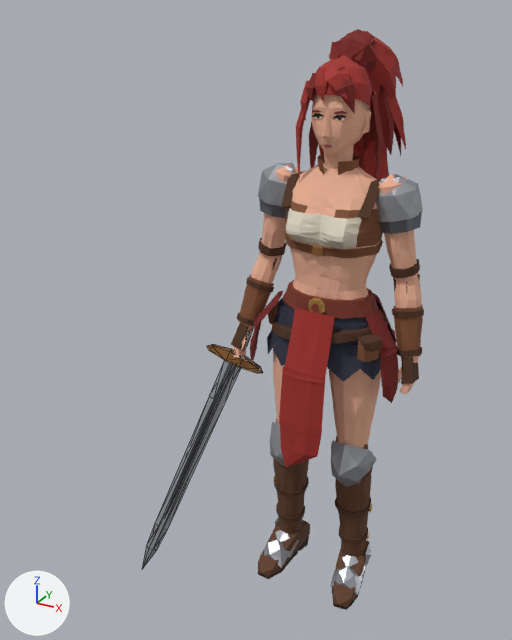
The glTF model art/heroine/heroine.glb as it was, and as the next commit left it.
Both versions are drawn from a camera (50 mm lens) standing at (0.782, -1.898, 1.889) and looking at (-0.113, -0.271, 1.075). Lighting does not change. The marker at lower left points along +X, +Y and +Z. The picture after the commit comes second. Mesh edges are drawn as thin lines on the coarser meshes. Vertices at exactly the same position are counted once.

Names of what the first picture shows: 'Heroine', 'HeroineSword'.
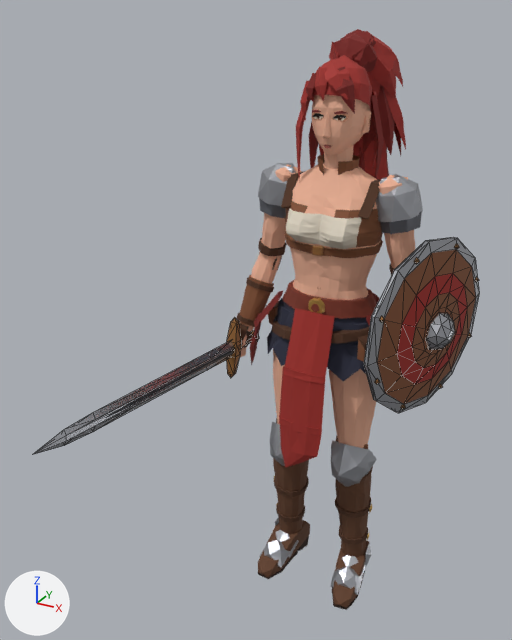
Location of each change, [x1, y1, x2, y2] in pixels of the pictures (512 x 640 px; the box of a moved part takes in the faces that stretch with it):
'HeroineShield', added
    after: [364, 237, 479, 413]
    faces in mat_leather (brown #7d4c2e): [377, 249, 476, 404]
    faces in mat_metal (grey #a6a8ae): [364, 237, 479, 413]
    faces in mat_cloth (red #9c2b25): [397, 273, 467, 384]
    faces in mat_bronze (brown #9a6a3a): [375, 244, 479, 409]
'HeroineSword', reshaped (87% wider, 42% shorter)
    before: [142, 332, 263, 569]
    after: [32, 318, 259, 455]
part 1 of me_heroine_001, moved or reshaped
    before: [142, 360, 241, 569]
    after: [32, 340, 234, 455]
part 2 of me_heroine_001, moved or reshaped (not visible afterwards)
    before: [165, 364, 234, 516]
part 3 of me_heroine_001, moved or reshaped (not visible before)
    after: [109, 348, 234, 416]
part 4 of me_heroine_001, added (brown)
    after: [226, 318, 241, 377]
part 5 of me_heroine_001, deleted (brown)
    before: [207, 344, 263, 373]

The change, as a list of edits to the scene's bpy script:
```text
Change me_heroine_001:
    used by ob_heroinesword; location = (0.0, 0.0, 0.0)
    remove me_heroine_001.from_pydata(...)  # 81 vertices, 138 faces; spans x -0.565..-0.208, y -0.321..-0.013, z -0.006..0.976
    add me_heroine_001.from_pydata(...)  # 81 vertices, 138 faces; spans x -0.308..-0.252, y -1.006..0.054, z 0.779..1.017
    me_heroine_001 part 1: the loose piece of 23 vertices spanning x -0.565..-0.275, y -0.321..-0.064, z -0.006..0.824 is multiplied about its middle by the matrix ((-0.314, 0.926, -0.209), (0.412, 0.331, 0.849), (0.855, 0.18, -0.486)), then moved by (0.151, -0.36, 0.549)
    me_heroine_001 part 2: the loose piece of 9 vertices spanning x -0.493..-0.296, y -0.262..-0.083, z 0.215..0.813 is multiplied about its middle by the matrix ((-0.314, 0.926, -0.209), (0.412, 0.331, 0.849), (0.855, 0.18, -0.486)), then moved by (0.113, -0.273, 0.418)
    me_heroine_001 part 3: the loose piece of 9 vertices spanning x -0.497..-0.301, y -0.247..-0.066, z 0.212..0.81 is multiplied about its middle by the matrix ((-0.314, 0.926, -0.209), (0.412, 0.331, 0.849), (0.855, 0.18, -0.486)), then moved by (0.134, -0.288, 0.421)
    me_heroine_001 part 4: a new loose piece of 18 vertices spanning x -0.3..-0.265, y -0.137..-0.093, z 0.779..0.985, in mat_bronze (brown #9a6a3a)
    me_heroine_001 part 5: the loose piece of 18 vertices spanning x -0.396..-0.208, y -0.106..-0.041, z 0.777..0.861 is deleted
    other edits to the shape of me_heroine_001 do not show in these pictures
Add me_heroine_002:
    me_heroine_002.from_pydata(...)  # 145 vertices, 250 faces; spans x 0.204..0.398, y -0.251..0.259, z 0.769..1.304
    # faces by material slot: [60, 34, 84, 48, 24]
    me_heroine_002.materials.append(mat_leather)  # brown #7d4c2e
    me_heroine_002.materials.append(mat_leatherdark)  # brown #4f301d
    me_heroine_002.materials.append(mat_metal)  # grey #a6a8ae
    me_heroine_002.materials.append(mat_bronze)  # brown #9a6a3a
    me_heroine_002.materials.append(mat_cloth)  # red #9c2b25
Add ob_heroineshield:
    ob_heroineshield = bpy.data.objects.new('HeroineShield', me_heroine_002)
    ob_heroineshield.location = (0.0, 0.0, 0.0)
```
